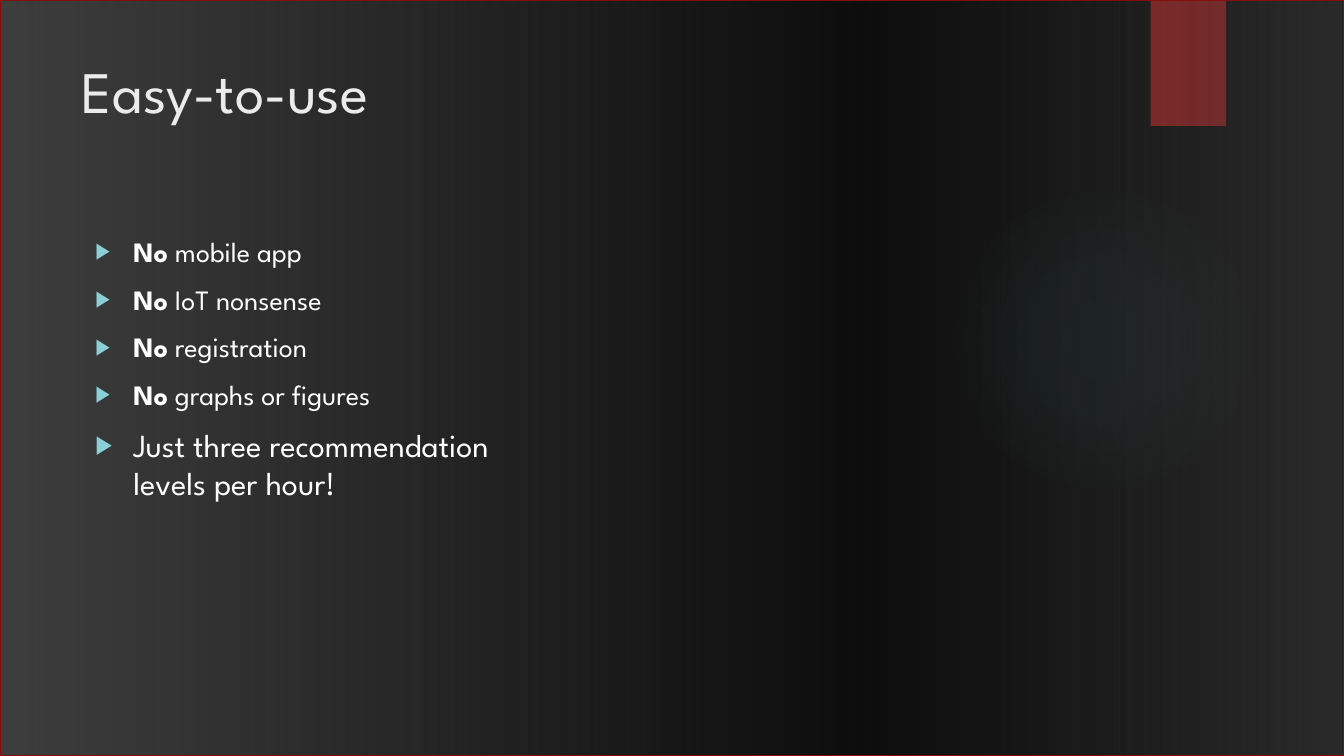
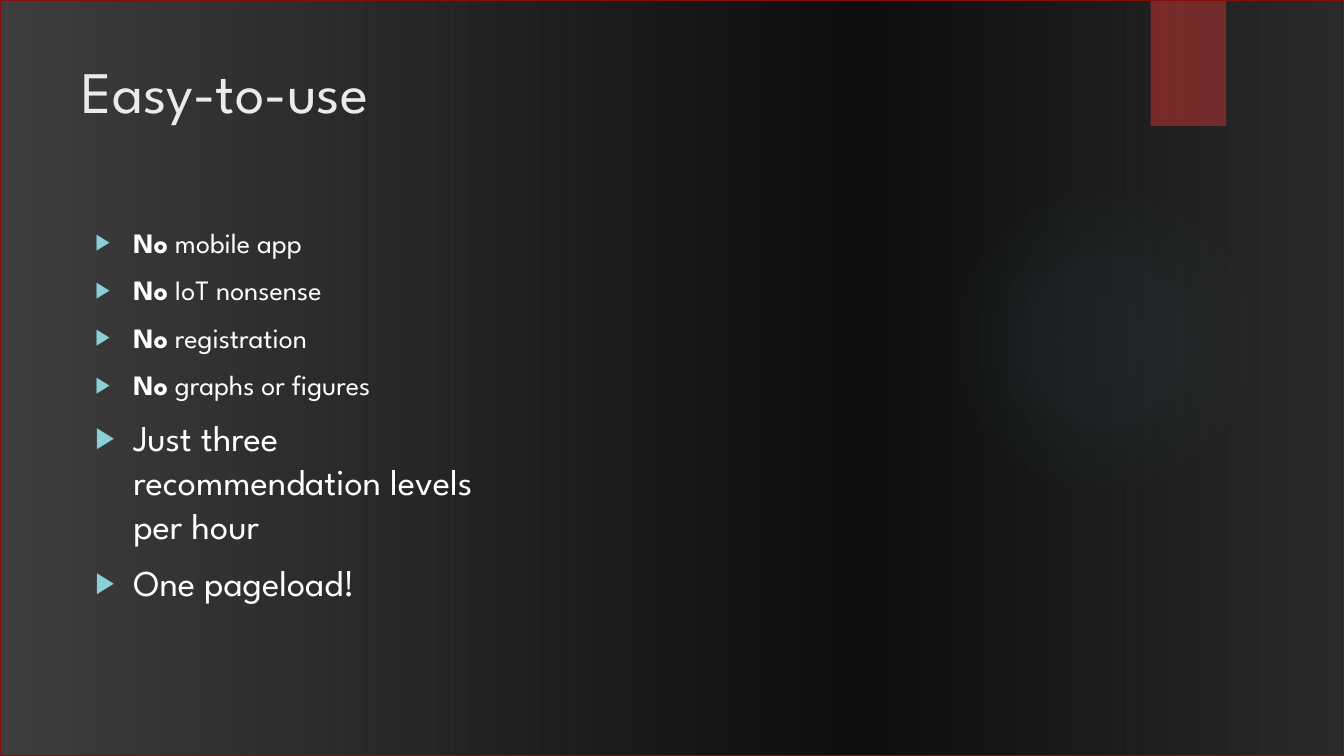
Before and after one commit to IDS-mini/electricity, a slide deck: slide 3 of marketing/presentation.pptx. Drawn at 1344x756 pixels with LibreOffice and Linux fonts; fonts in the diff are those of the drawing; background and template pictures are left out. Boxes give left, top, right and bottom in pixels: in the first picture for what was removed or moved away, otherwise in the second. Text is boxed around its words. In the diff, an @@ line names an element or a change of style, - is before the commit and + after.

```diff
--- a/marketing/presentation.pptx
+++ b/marketing/presentation.pptx
@@ text "No mobile app": place and size @@
-text "No mobile app" at box(133, 242, 488, 502)
+text "No mobile app" at box(133, 233, 472, 604)
@@ text at box(133, 426, 472, 604): text changed; size 23 to 26 pt @@
-▶ Just three recommendation levels per hour!
+▶ Just three recommendation levels per hour
+▶ One pageload!
```
Also in this commit, not shown: 1 other slide changed.
